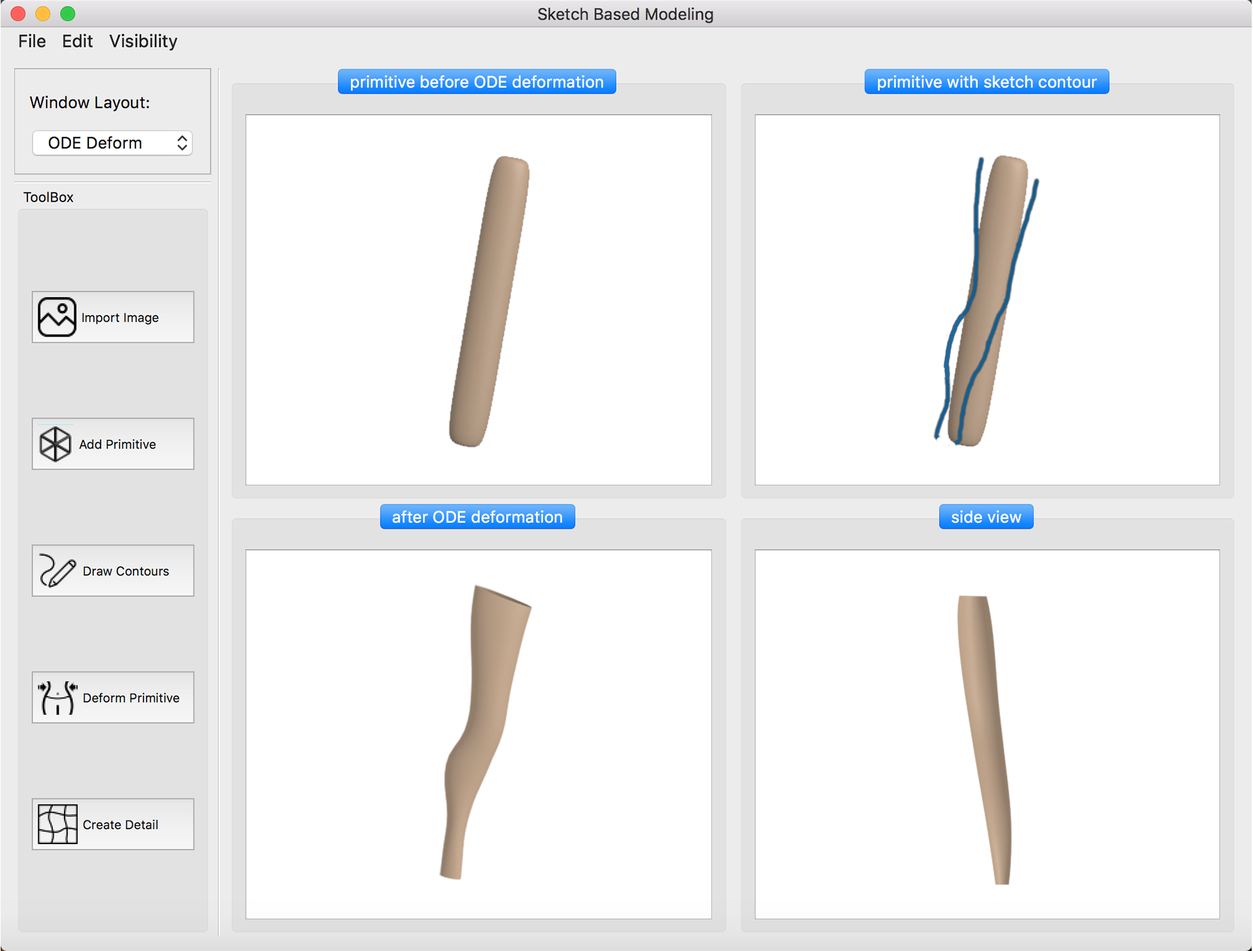
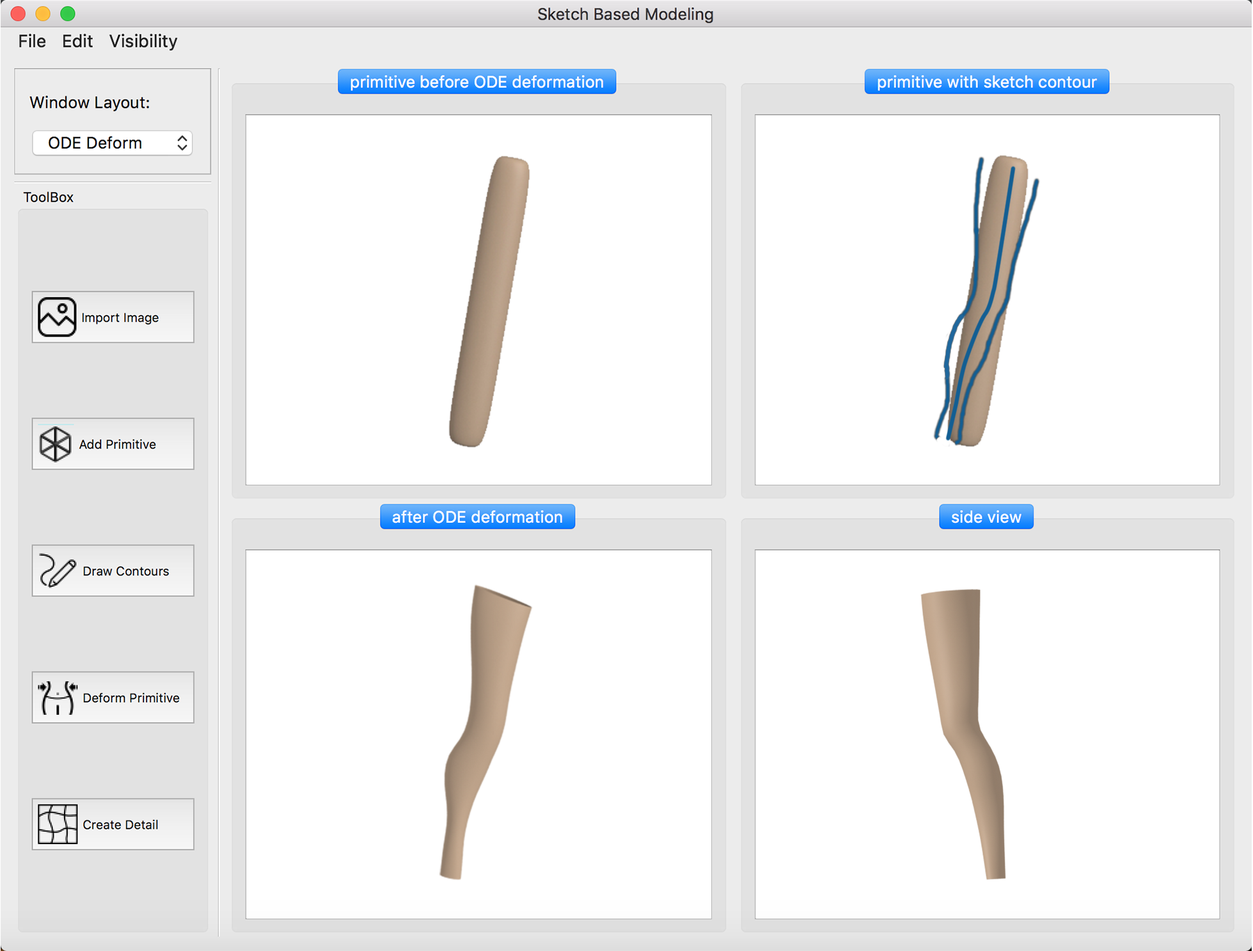
Before/after of a (1253, 951) layered artwork. What changed in the layer stack:
added layer "Layer 1" above "Hue/Saturation 1" over 945, 165, 1016, 441
moved "right_leg_sideview" above "deform_mode_UI", painted on it, masked it over 920, 588, 1013, 886
